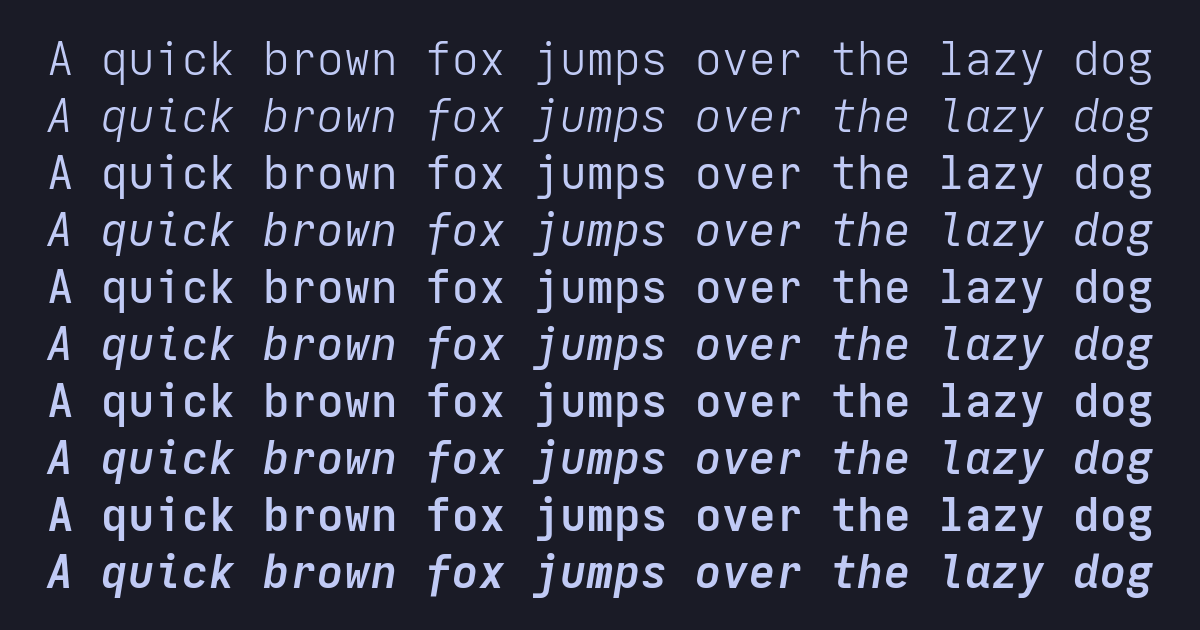
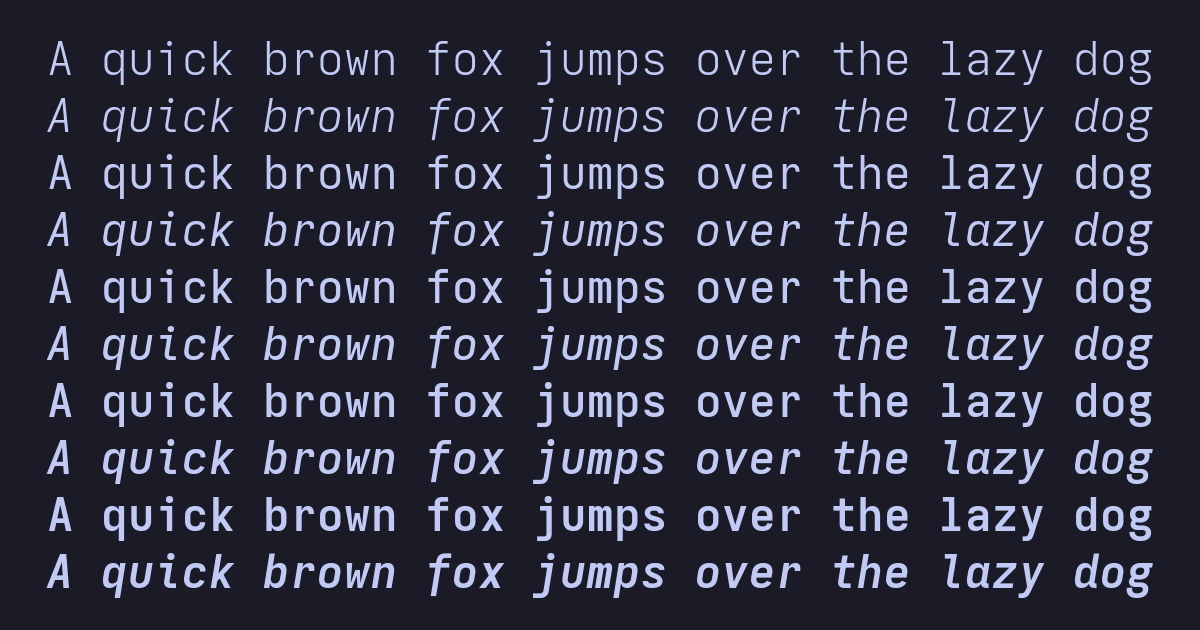
Comparing the layer stacks of the two 1200px x 630px images. Changes:
painted on "A quick brown fox jumps over t..." over (429, 98, 452, 597)
